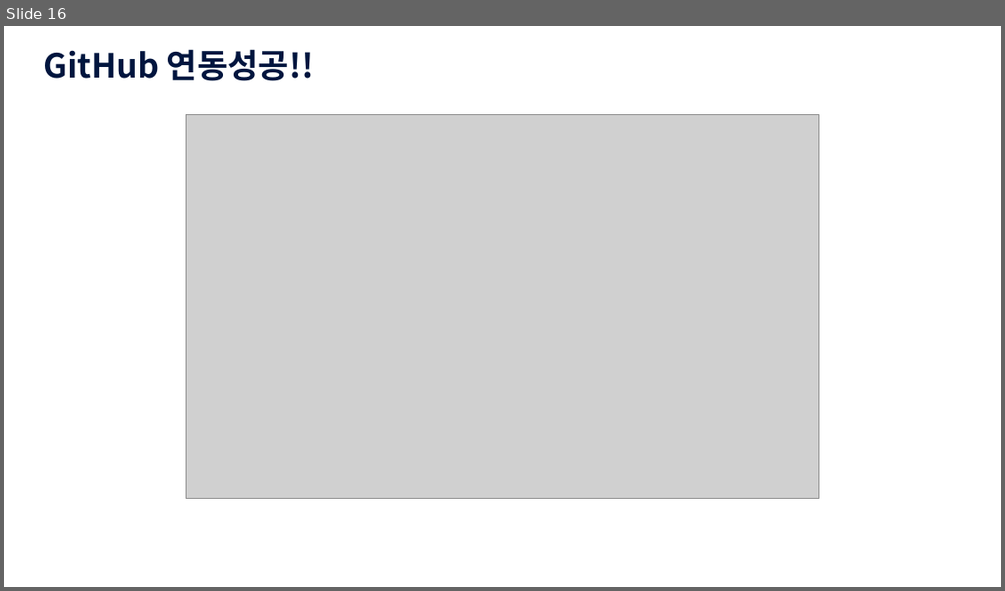
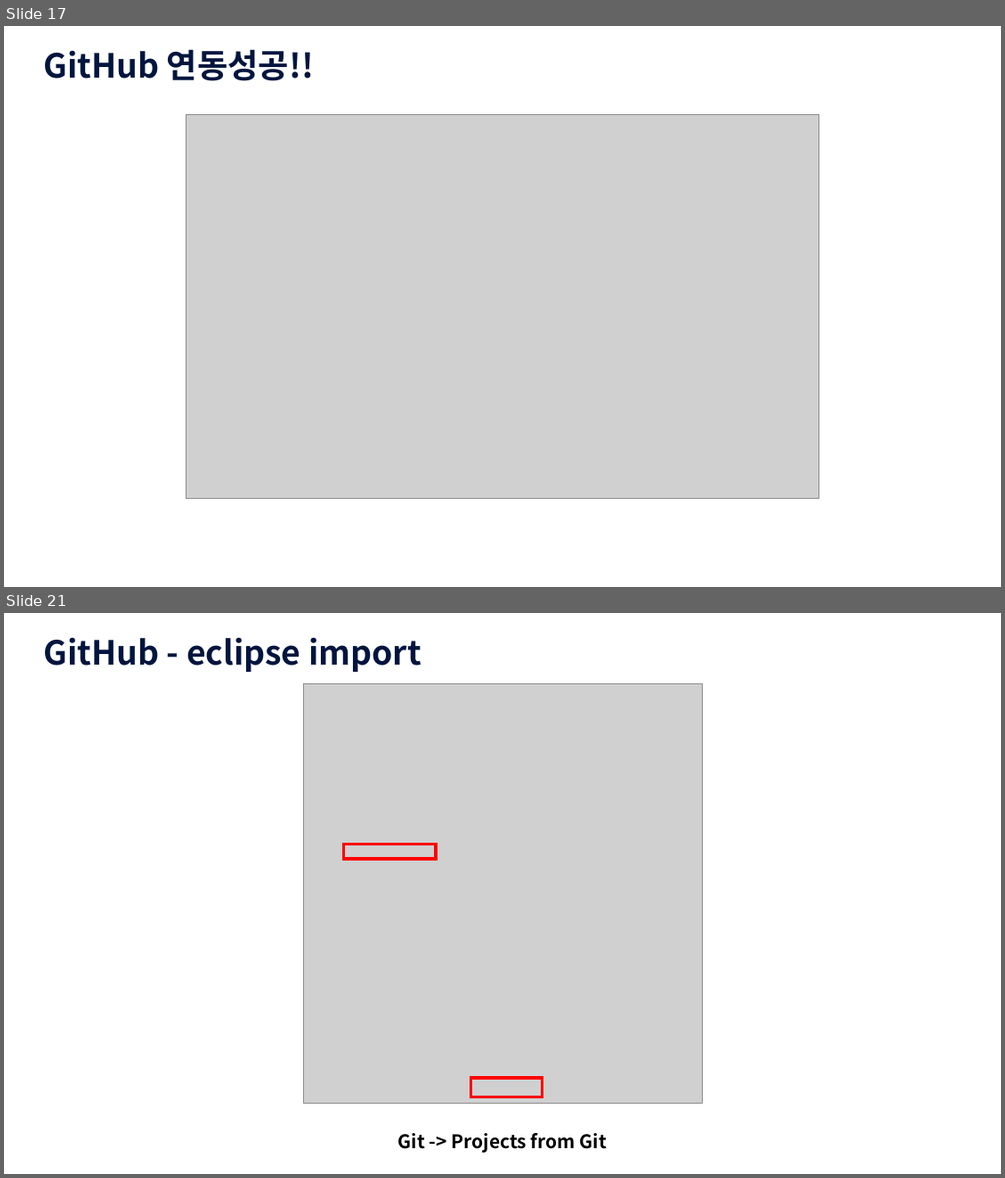
Before and after one commit to dobby2024/JavaSEW, a slide deck: src/JAVA_GitHub연동.pptx. Shown one above the other, each under a label of ours: slide 16 before the commit, slides 17 and 21 after it; the slides between them are not shown. The pictures are 1005x591 and 1005x1178 pixels, drawn with LibreOffice and Linux fonts; fonts in the diff are those of the drawing; grey boxes stand for pictures; background and template pictures are left out. Boxes give left, top, right and bottom in pixels: in the first picture for what was removed or moved away, otherwise in the second. Text is boxed around its words. In the diff, an @@ line names an element or a change of style, - is before the commit and + after.

```diff
--- a/src/JAVA_GitHub연동.pptx
+++ b/src/JAVA_GitHub연동.pptx
@@ slide 21 added at (4,613,1001,1174), background picture (left out) @@
@@ text added at (43,637,421,672), 32 pt, text #00153E, bold @@
+GitHub - eclipse import
@@ picture added at (303,683,702,1103) @@
@@ rectangle added at (343,844,436,859), outline #FF0000 3 pt @@
@@ rectangle added at (470,1078,542,1097), outline #FF0000 3 pt @@
@@ text added at (398,1133,607,1152), 18 pt, text #000000, bold @@
+Git -> Projects from Git
@@ what was slide 16 is now slide 17 @@
```
Also in this commit, not shown: 11 other slides added.
